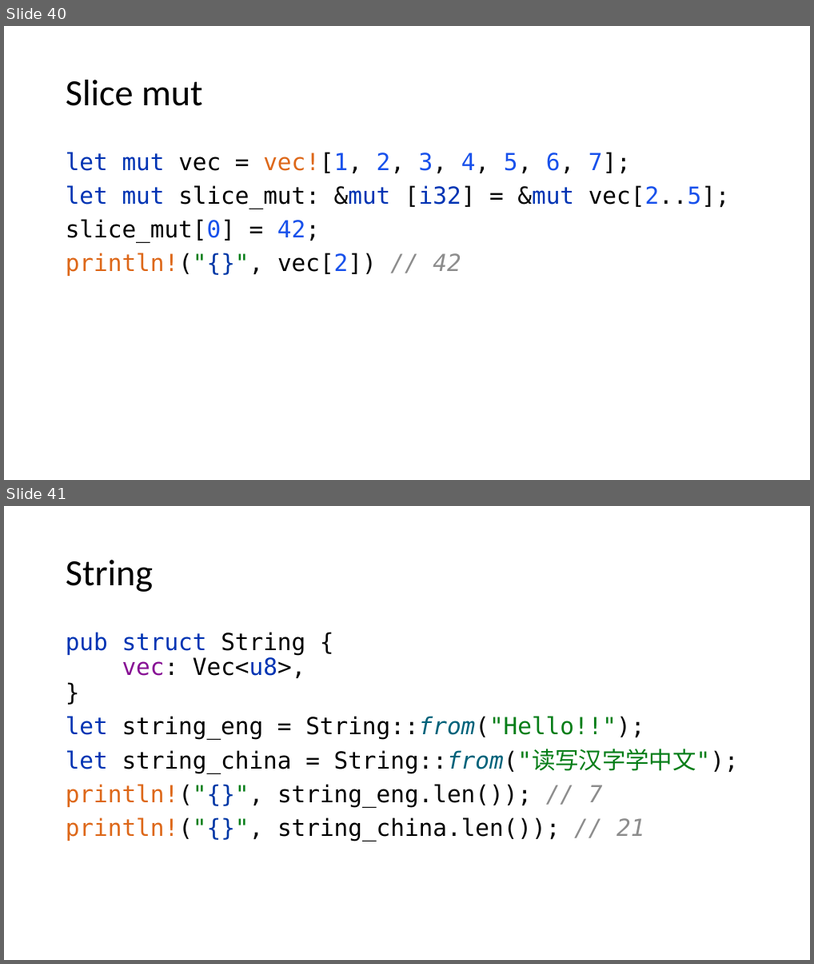
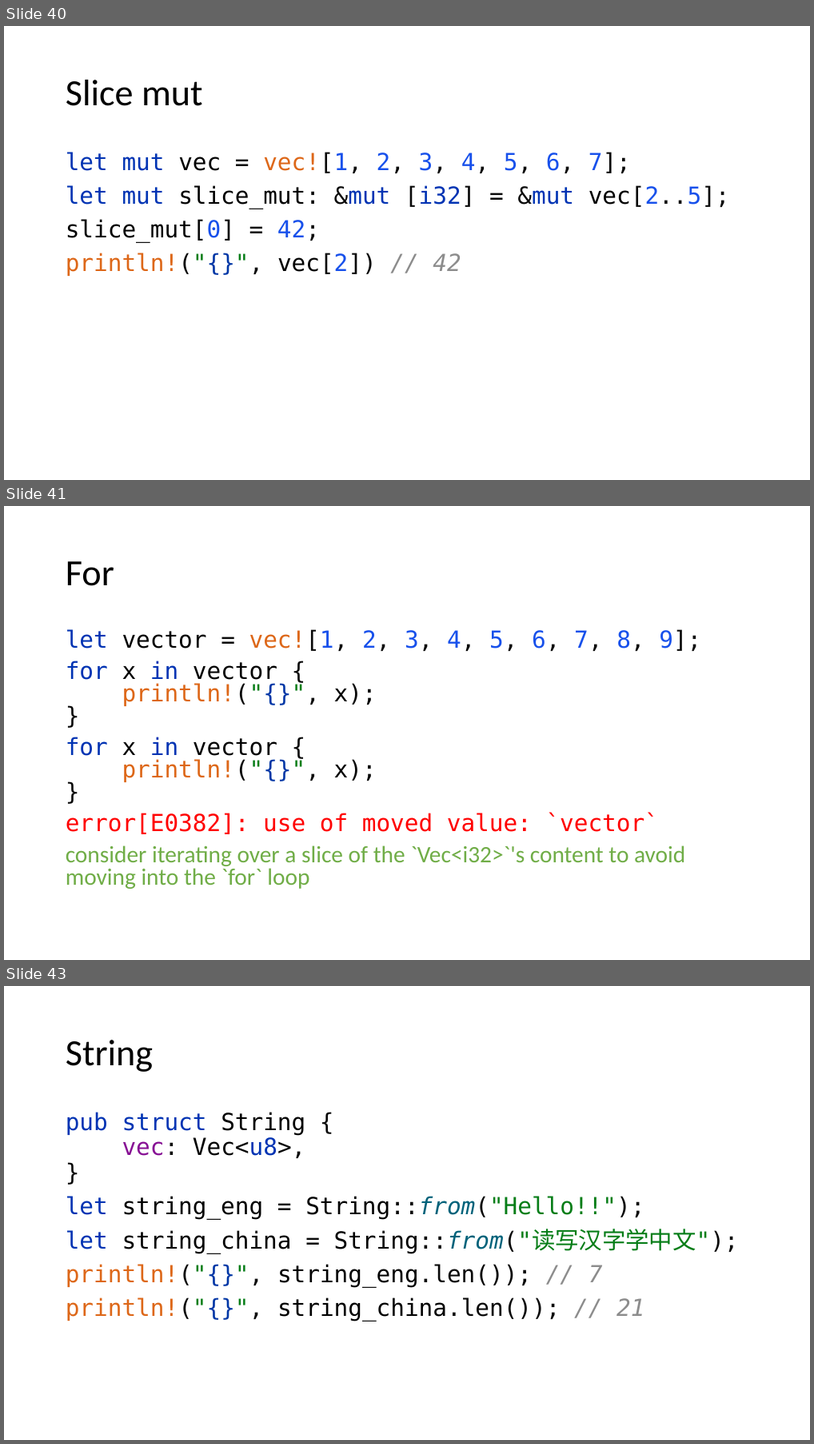
Before and after one commit to kugushev/course-rust-basics, a slide deck: src/05-SmartPointers/05-SmartPointers.pptx. Shown one above the other, each under a label of ours: slides 40 and 41 before the commit, slides 40, 41 and 43 after it; the slides between them are not shown. The pictures are 814x964 and 814x1444 pixels, drawn with LibreOffice and Linux fonts; fonts in the diff are those of the drawing. Boxes give left, top, right and bottom in pixels: in the first picture for what was removed or moved away, otherwise in the second. Text is boxed around its words. In the diff, an @@ line names an element or a change of style, - is before the commit and + after.

```diff
--- a/src/05-SmartPointers/05-SmartPointers.pptx
+++ b/src/05-SmartPointers/05-SmartPointers.pptx
@@ slide 41 added at (4,506,810,960), background #FFFFFF @@
@@ title added at (66,561,114,586), 44 pt, text #000000 @@
+For
@@ text added at (66,629,702,888), 28 pt, text #70AD47 @@
+let vector = vec![1, 2, 3, 4, 5, 6, 7, 8, 9];
+for x in vector {
+println!("{}", x);
+}
+for x in vector {
+println!("{}", x);
+}
+error[E0382]: use of moved value: `vector`
+consider iterating over a slice of the `Vec<i32>`'s content to avoid moving into the `for` loop
@@ what was slide 41 is now slide 43 @@
```
Also in this commit, not shown: 1 other slide added, 2 other files.
